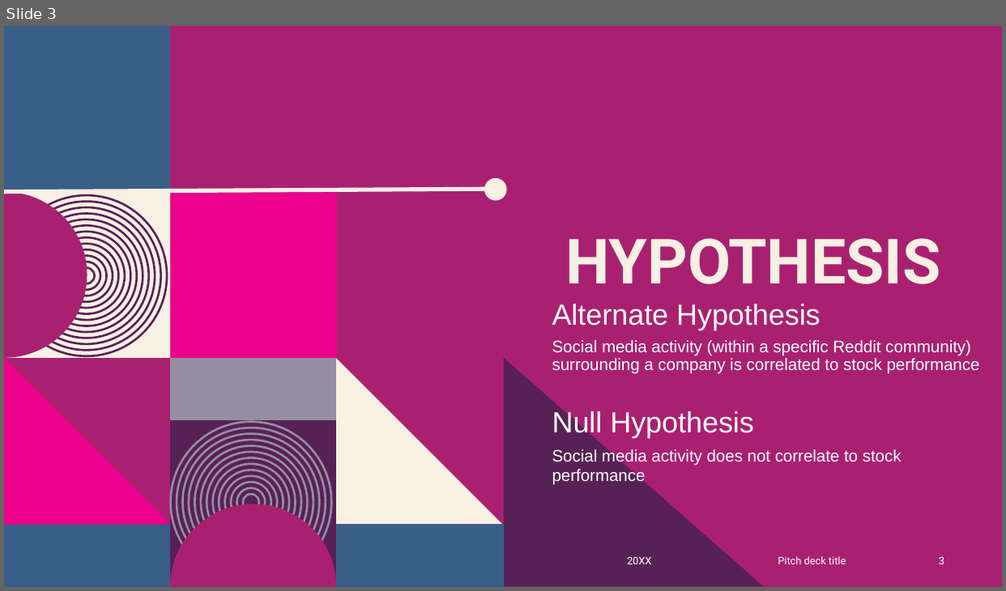
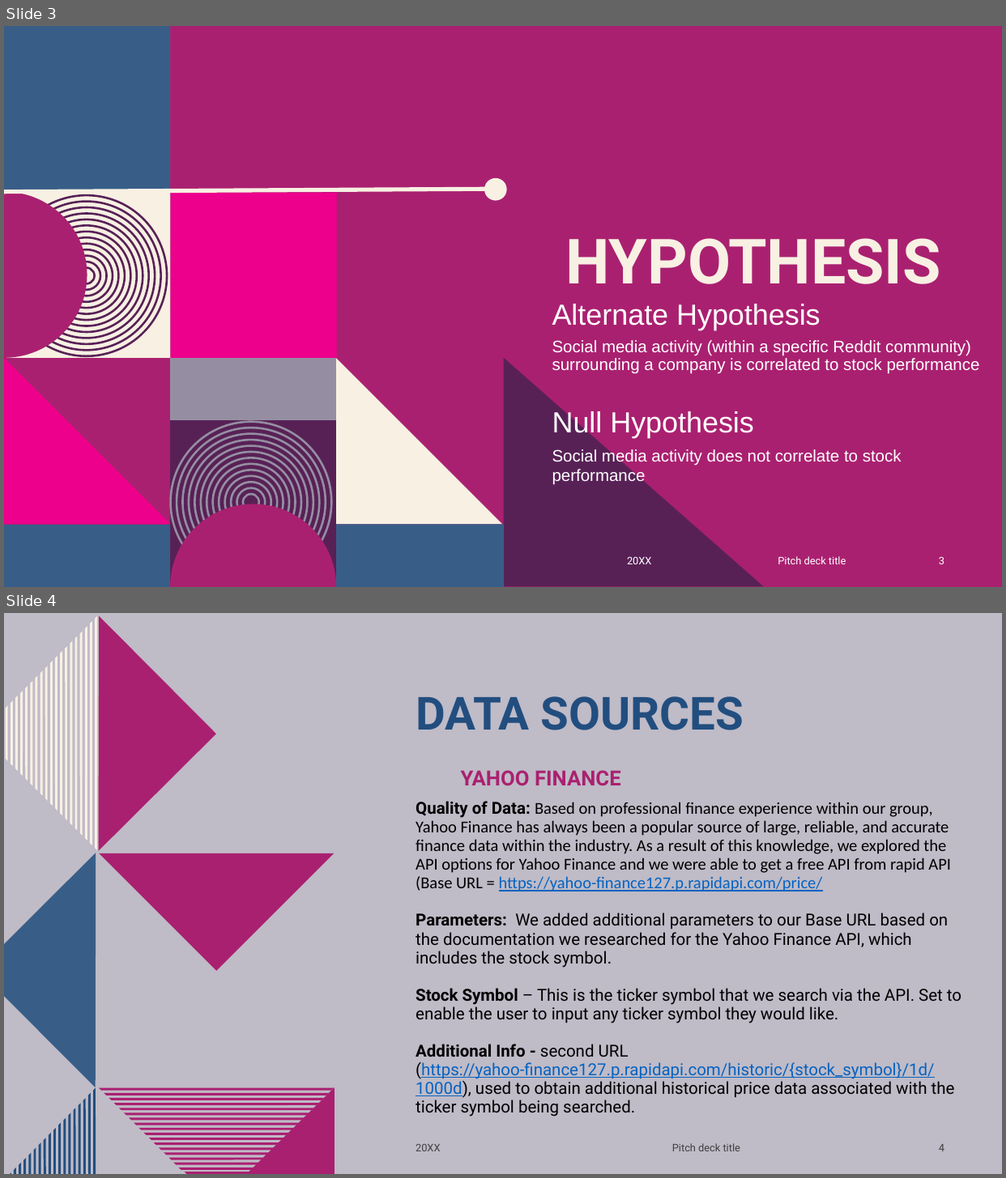
Before and after one commit to AprilHolmes7825/Project_1, a slide deck: Reddit Yahoo Finance Presentation.pptx. Shown one above the other, each under a label of ours: slide 3 before the commit, slides 3 and 4 after it. The pictures are 1006x591 and 1006x1178 pixels, drawn with LibreOffice and Linux fonts; fonts in the diff are those of the drawing; background and template pictures are left out. Boxes give left, top, right and bottom in pixels: in the first picture for what was removed or moved away, otherwise in the second. Text is boxed around its words. In the diff, an @@ line names an element or a change of style, - is before the commit and + after.

```diff
--- a/Reddit Yahoo Finance Presentation.pptx
+++ b/Reddit Yahoo Finance Presentation.pptx
@@ slide 4 added at (x1=4, y1=613, x2=1002, y2=1174), background #BFBBC7 @@
@@ title added at (x1=415, y1=696, x2=744, y2=730), 44 pt, text #224E7F, bold @@
+DATA SOURCES
@@ text added at (x1=461, y1=770, x2=621, y2=786), 20 pt, text #AA2070, bold @@
+YAHOO FINANCE
@@ text added at (x1=415, y1=801, x2=961, y2=1117), 16 pt, text #000000 @@
+Quality of Data: Based on professional finance experience within our group, Yahoo Finance has always been a popular source of large, reliable, and accurate finance data within the industry. As a result of this knowledge, we explored the API options for Yahoo Finance and we were able to get a free API from rapid API (Base URL = https://yahoo-finance127.p.rapidapi.com/price/
+Parameters: We added additional parameters to our Base URL based on the documentation we researched for the Yahoo Finance API, which includes the stock symbol.
+Stock Symbol – This is the ticker symbol that we search via the API. Set to enable the user to input any ticker symbol they would like.
+Additional Info - second URL (https://yahoo-finance127.p.rapidapi.com/historic/{stock_symbol}/1d/1000d), used to obtain additional historical price data associated with the ticker symbol being searched.
@@ text added at (x1=415, y1=1144, x2=440, y2=1152), 10 pt, text #404040 @@
+20XX
@@ text added at (x1=672, y1=1144, x2=740, y2=1152), 10 pt, text #404040 @@
+Pitch deck title
@@ page number added at (x1=939, y1=1144, x2=944, y2=1152), 10 pt, text #404040 @@
+4
@@ group added at (x1=4, y1=616, x2=335, y2=1174): 59 freeform shapes @@
```
Also in this commit, not shown: 4 other slides added, 1 slide removed.
